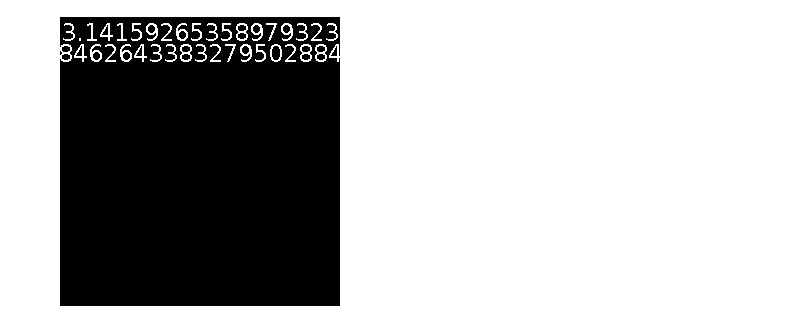
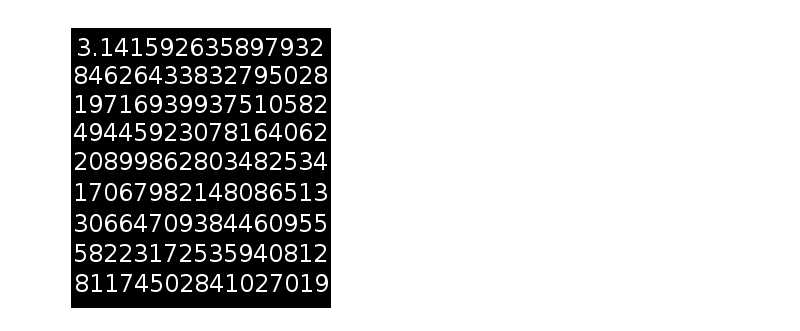
The second 800 x 331 image is a revision of the first. Changes to its layers:
removed layer "8462643383279502884" over box(60, 44, 340, 62)
removed layer "Layer" over box(60, 17, 340, 306)
added layer "row 9" above "row 8" over box(76, 274, 328, 292)
added layer "row 8" above "row 7" over box(75, 244, 327, 262)
added layer "row 7" above "row 6" over box(75, 214, 326, 232)
added layer "row 6" above "fifth row" over box(76, 183, 327, 201)
added layer "fifth row" above "fourth row" over box(75, 152, 327, 170)
added layer "fourth row" above "third row" over box(74, 123, 327, 141)
added layer "third row" above "second row" over box(76, 95, 327, 113)
added layer "second row" above "first row" over box(75, 66, 327, 84)
added layer "first row" above "black" over box(78, 38, 323, 56)
added layer "black" above "mug_txtr.jpg" over box(71, 28, 331, 308)
